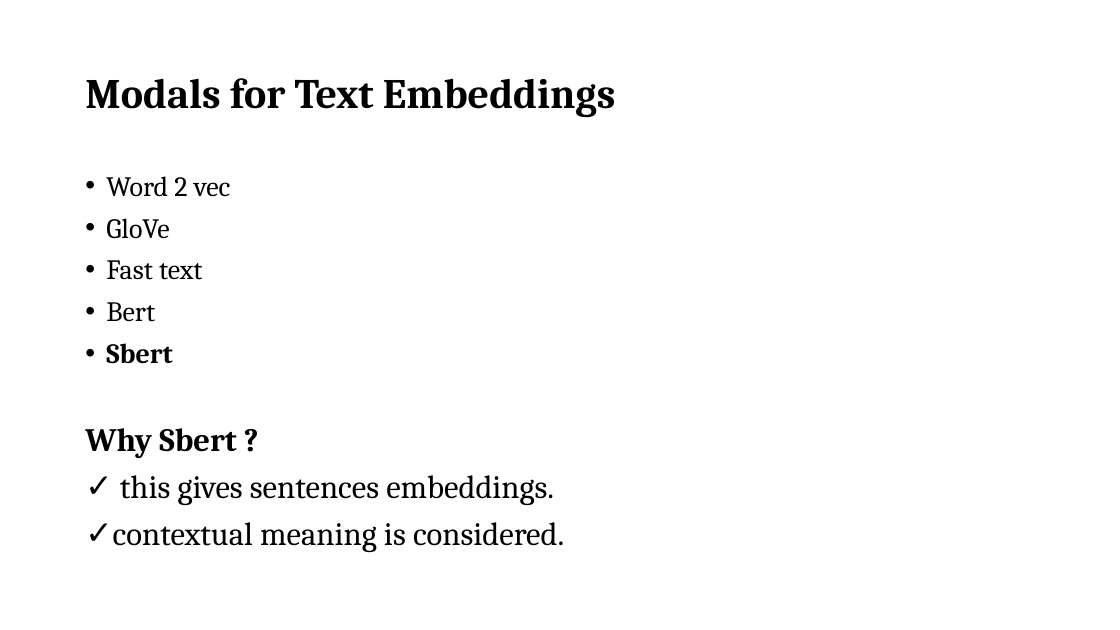
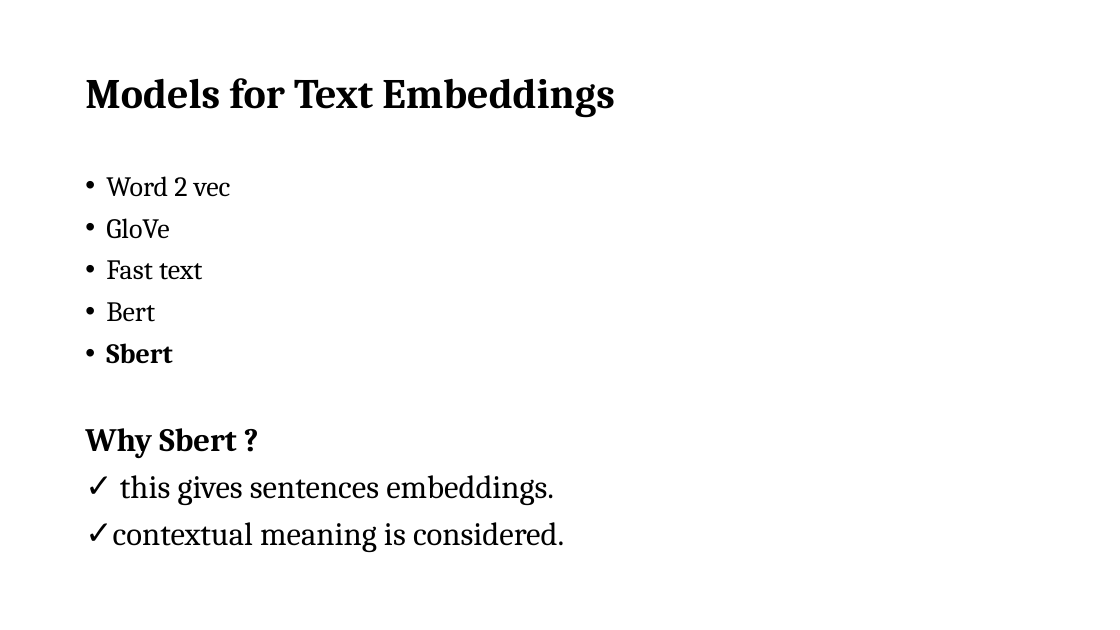
Before and after one commit to VarunBohara/Mini-Project-Documents, a slide deck: slide 3 of Mini Project( without task1 task2 ).pptx. Drawn at 1120x630 pixels with LibreOffice and Linux fonts; fonts in the diff are those of the drawing. Boxes give left, top, right and bottom in pixels: in the first picture for what was removed or moved away, otherwise in the second. Text is boxed around its words. In the diff, an @@ line names an element or a change of style, - is before the commit and + after.

```diff
--- a/Mini Project( without task1 task2 ).pptx
+++ b/Mini Project( without task1 task2 ).pptx
@@ title at (85,78,614,118): text changed @@
-Modals for Text Embeddings
+Models for Text Embeddings
```
Also in this commit, not shown: 3 other files.
